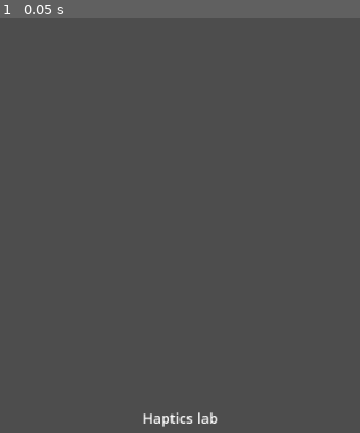
Above: before the commit, frame 1.
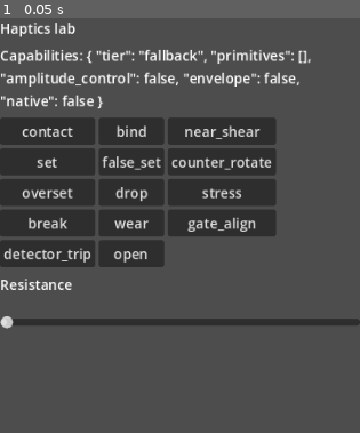
Above: after the commit, the same moment.

Repository: woogitsugames/lockwright
Game: Godot game, scene res://scenes/dev/haptics_lab.tscn
Same seed, same stepped clock (60 frames per second), same inputs: the game is played once before the commit and once after it. This scene is started directly instead of the project's main scene.
Inputs:
- Up to frame 1 (0.05 s): no input

The runs differ from the first frame. In frame 1, 26% of the frame differs, in the area x 0-100%, y 1-99%.

Commit message:
Add Android haptics plugin v2 (tiered A0-A4) and haptics lab dev scene
Co-authored-by: matmaxalez <matmaxalez@users.noreply.github.com>

Diff:
--- a/game/scenes/dev/haptics_lab.tscn
+++ b/game/scenes/dev/haptics_lab.tscn
@@ -1,6 +1,6 @@
 [gd_scene load_steps=2 format=3]
 
-[ext_resource type="Script" path="res://scripts/ui/placeholder_screen.gd" id="1"]
+[ext_resource type="Script" path="res://scripts/ui/haptics_lab.gd" id="1"]
 
 [node name="HapticsLab" type="Control"]
 layout_mode = 3
@@ -8,4 +8,3 @@
 anchor_right = 1.0
 anchor_bottom = 1.0
 script = ExtResource("1")
-title_key = &"dev.haptics_lab.title"
--- /dev/null
+++ b/game/scripts/ui/haptics_lab.gd
@@ -0,0 +1,54 @@
+extends Control
+## Dev tool (spike 2, docs/TECH.md §4): one button per lock event, a resistance
+## slider, a forced-fallback switch and a capabilities log.
+
+const EVENTS := [&"contact", &"bind", &"near_shear", &"set", &"false_set", &"counter_rotate", &"overset", &"drop", &"stress", &"break", &"wear", &"gate_align", &"detector_trip", &"open"]
+
+var _resistance := 0.0
+var _resistance_on := false
+
+
+func _ready() -> void:
+	var vb := VBoxContainer.new()
+	vb.set_anchors_preset(Control.PRESET_FULL_RECT)
+	vb.add_theme_constant_override("separation", 8)
+	add_child(vb)
+
+	var title := Label.new()
+	title.text = I18n.t(&"dev.haptics_lab.title")
+	vb.add_child(title)
+
+	var caps := Label.new()
+	caps.text = "%s: %s" % [I18n.t(&"dev.haptics_lab.caps"), str(Haptics.capabilities())]
+	caps.autowrap_mode = TextServer.AUTOWRAP_WORD_SMART
+	vb.add_child(caps)
+
+	var grid := GridContainer.new()
+	grid.columns = 3
+	vb.add_child(grid)
+	for e in EVENTS:
+		var b := Button.new()
+		b.text = String(e)
+		b.pressed.connect(func() -> void: Haptics.play(e, 1.0, &"brass"))
+		grid.add_child(b)
+
+	var slider := HSlider.new()
+	slider.min_value = 0.0
+	slider.max_value = 1.0
+	slider.step = 0.01
+	slider.value = 0.0
+	slider.custom_minimum_size = Vector2(0, 48)
+	var slabel := Label.new()
+	slabel.text = I18n.t(&"dev.haptics_lab.resistance")
+	vb.add_child(slabel)
+	vb.add_child(slider)
+	slider.value_changed.connect(func(v: float) -> void:
+		_resistance = v
+		if v > 0.0 and not _resistance_on:
+			_resistance_on = true
+			Haptics.begin_continuous(&"tension_resistance")
+		if v <= 0.0 and _resistance_on:
+			_resistance_on = false
+			Haptics.end_continuous(&"tension_resistance")
+		Haptics.update_continuous(&"tension_resistance", v, 0.3)
+	)
Not shown, added: game/addons/lockwright_haptics/export_plugin.gd
Not shown, added: game/addons/lockwright_haptics/lockwright_haptics.gd
Not shown, added: game/addons/lockwright_haptics/plugin.cfg
Not shown, added: game/addons/lockwright_haptics/android/.gitkeep
Not shown, added: platform/android/build.gradle
Not shown, added: platform/android/lockwright-haptics/build.gradle
Not shown, added: platform/android/lockwright-haptics/consumer-rules.pro
Not shown, added: platform/android/lockwright-haptics/src/main/java/org/woogitsugames/lockwright/haptics/HapticsEngine.kt
Not shown, added: platform/android/lockwright-haptics/src/main/java/org/woogitsugames/lockwright/haptics/LockwrightHapticsPlugin.kt
Not shown, added: platform/android/settings.gradle
